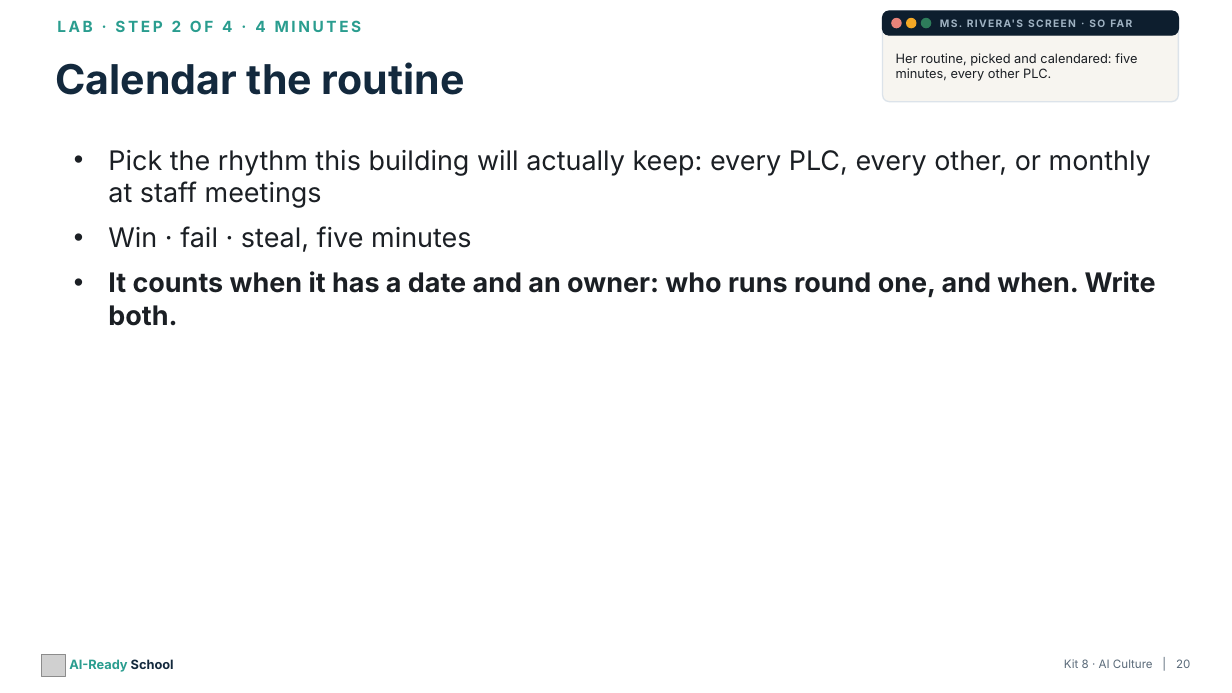
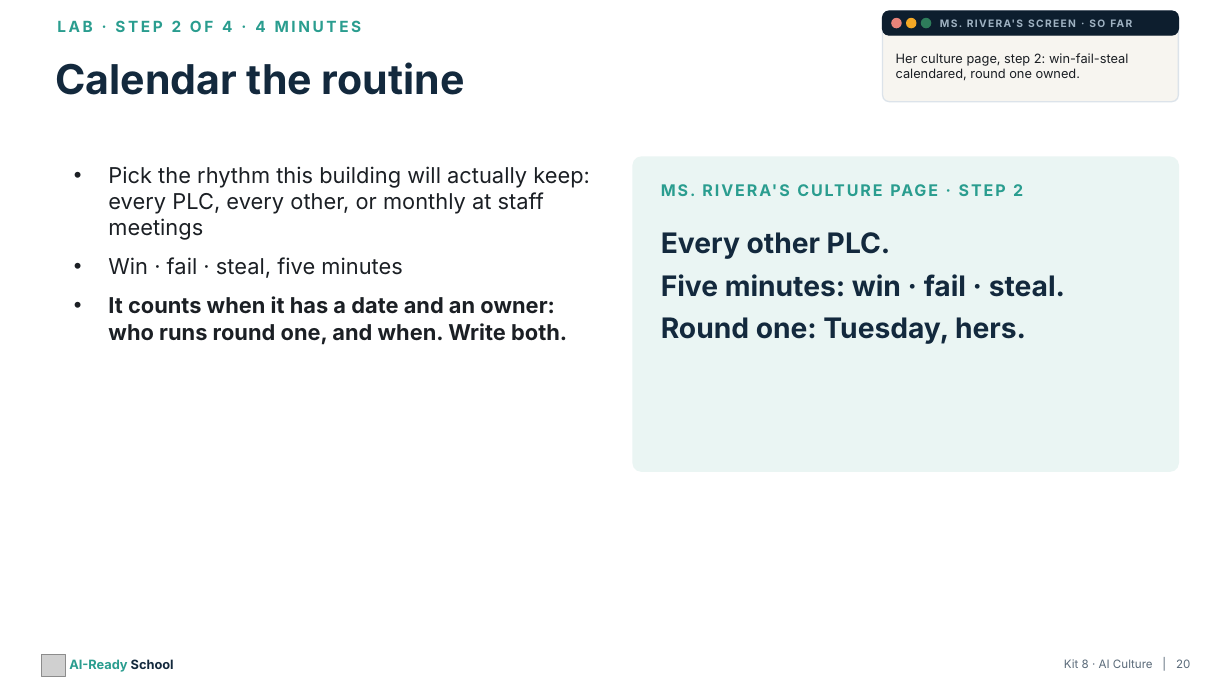
Before and after one commit to aspinozzi1/Ai-School-Ready, a slide deck: slide 20 of kits/kit08/Kit08_PresentationDeck.pptx. Drawn at 1232x693 pixels with LibreOffice and Linux fonts; fonts in the diff are those of the drawing; grey boxes stand for pictures. Boxes give left, top, right and bottom in pixels: in the first picture for what was removed or moved away, otherwise in the second. Text is boxed around its words. In the diff, an @@ line names an element or a change of style, - is before the commit and + after.

```diff
--- a/kits/kit08/Kit08_PresentationDeck.pptx
+++ b/kits/kit08/Kit08_PresentationDeck.pptx
@@ text at [896, 53, 1128, 80]: text changed @@
-Her routine, picked and calendared: five minutes, every other PLC.
+Her culture page, step 2: win-fail-steal calendared, round one owned.
@@ text "Pick the rhythm this building ...": place and size @@
-text "Pick the rhythm this building ..." at [108, 150, 1156, 326]
+text "Pick the rhythm this building ..." at [108, 166, 590, 345]
@@ text "Pick the rhythm this building ..." at [108, 166, 590, 345]: size 21 to 17 pt @@
@@ rounded rectangle added at [633, 157, 1178, 471], fill #EAF5F3, outline #EAF5F3 1 pt @@
@@ text added at [678, 184, 1023, 196], 12.5 pt, text #2A9D8F, bold @@
+MS. RIVERA'S CULTURE PAGE · STEP 2
@@ text added at [661, 232, 1065, 344], 22 pt, text #13293D, bold @@
+Every other PLC.
+Five minutes: win · fail · steal.
+Round one: Tuesday, hers.
```
Also in this commit, not shown: 6 other slides changed, 11 other files.
